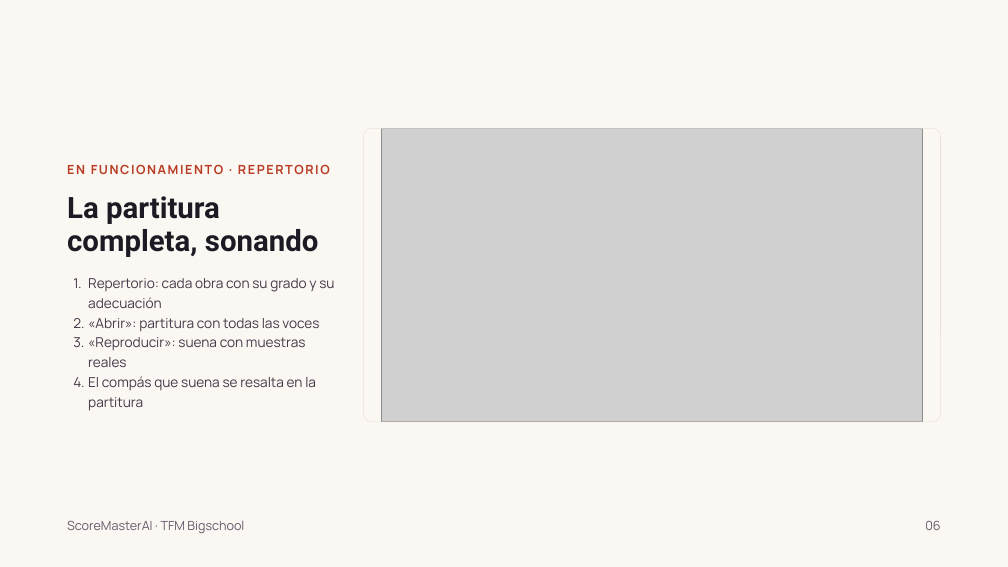
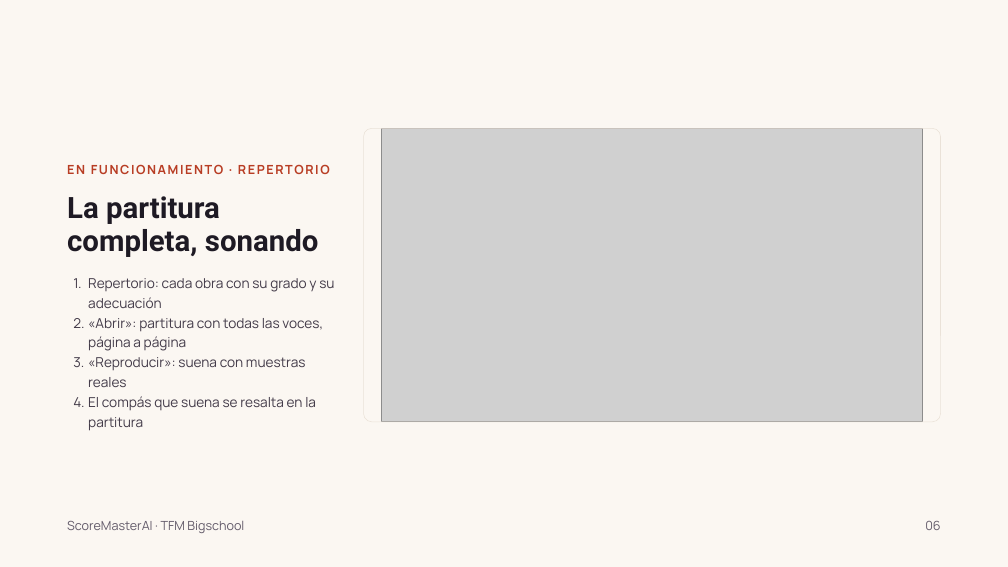
Before and after one commit to monicamorenogomez76/scoremaster-ai, a slide deck: slide 6 of docs/ScoreMasterAI · TFM.pptx. Drawn at 1008x567 pixels with LibreOffice and Linux fonts; fonts in the diff are those of the drawing; grey boxes stand for pictures. Boxes give left, top, right and bottom in pixels: in the first picture for what was removed or moved away, otherwise in the second. Text is boxed around its words. In the diff, an @@ line names an element or a change of style, - is before the commit and + after.

```diff
--- a/docs/ScoreMasterAI · TFM.pptx
+++ b/docs/ScoreMasterAI · TFM.pptx
@@ text at (88,318,323,351): text changed @@
-2. «Abrir»: partitura con todas las voces
+2. «Abrir»: partitura con todas las voces, página a página
```
Also in this commit, not shown: 34 other slides changed, 1 slide added, 3 other files.
